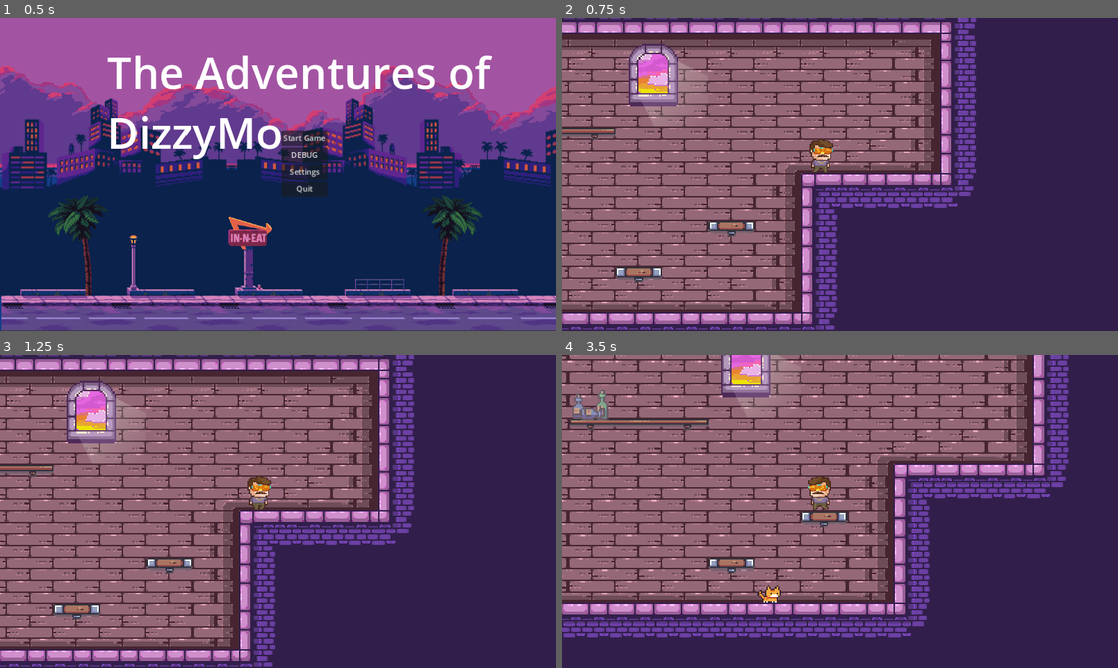
Above: before the commit, frames 1-4 (two rows, left to right).
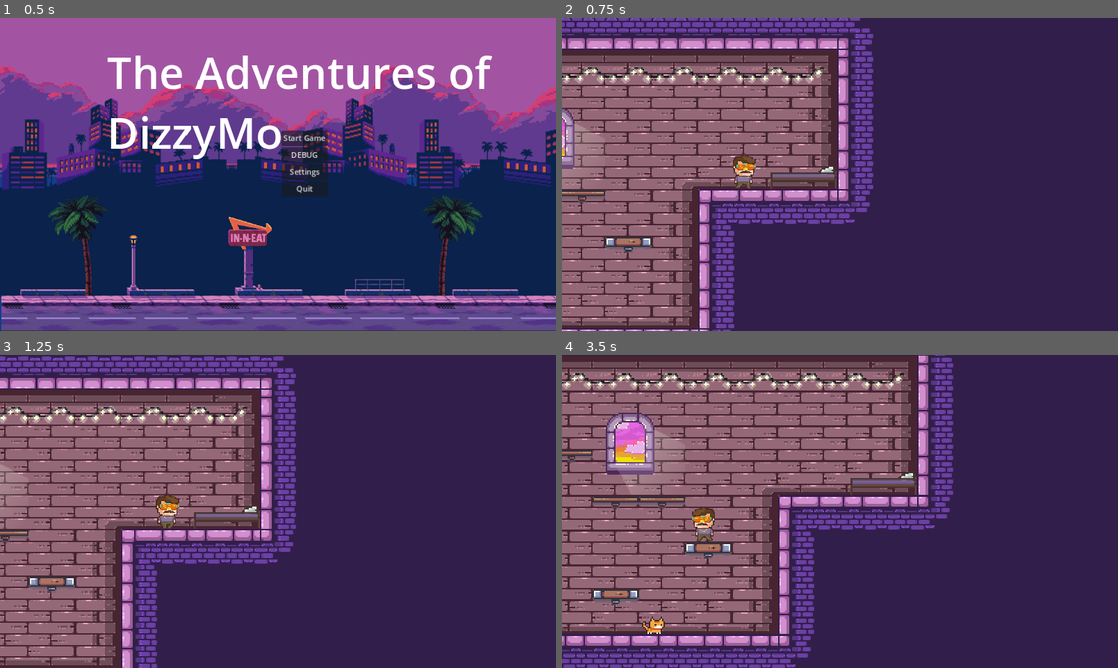
Above: after the commit, the same moments.

Repository: dizzyhippie/maingame
Game: Godot game, scene res://Scenes/start.tscn
Two runs of this game, one before a commit and one after it. Both use one fixed random seed, a clock stepped at 60 frames per second and the inputs below.
Inputs:
- Up to frame 1 (0.5 s): no input
- Up to frame 2 (0.75 s): click "Start Game" at 0.5 s
- Up to frame 3 (1.25 s): no input
- Up to frame 4 (3.5 s): tap Enter (ui_accept) at 1.25 s; hold Right (right) 1.28-2.78 s; tap Up (jump) at 1.52, 2.27 s; hold Left (left) from 2.78 s (still down)

Frame 1 is identical in both runs. In frame 2, 47% of the frame differs, in the area x 0-75%, y 0-100%; in frame 3, 48%; in frame 4, 52%, in the area x 0-92%, y 0-100%.

Commit message:
Continue room build

Diff:
--- a/Scenes/Bedroom.tscn
+++ b/Scenes/Bedroom.tscn
@@ -1,14 +1,17 @@
-[gd_scene load_steps=16 format=3 uid="uid://cxfsepip167el"]
+[gd_scene load_steps=20 format=3 uid="uid://cxfsepip167el"]
 
 [ext_resource type="Texture2D" uid="uid://dx1jv0yws7g2g" path="res://Assets/TileSets/dizzy-room.png" id="1_wsjcm"]
-[ext_resource type="Texture2D" uid="uid://errg6oy3edvg" path="res://Assets/TileSets/Platforms (32x32).png" id="2_le8cc"]
+[ext_resource type="Texture2D" uid="uid://errg6oy3edvg" path="res://Assets/TileSets/shelves.png" id="2_le8cc"]
 [ext_resource type="Texture2D" uid="uid://b3carj0afaq1r" path="res://Assets/TileSets/decor.png" id="3_qivf8"]
-[ext_resource type="Texture2D" uid="uid://gihf7y8br2b3" path="res://Assets/TileSets/01-Artboard_booop (1).png" id="4_cu2fi"]
+[ext_resource type="Texture2D" uid="uid://gihf7y8br2b3" path="res://Assets/TileSets/various.png" id="4_cu2fi"]
 [ext_resource type="Texture2D" uid="uid://cff6j7ga3xqtn" path="res://Assets/objects/blue_bottle.png" id="5_r0rie"]
+[ext_resource type="Texture2D" uid="uid://bm178yfn87axn" path="res://Assets/TileSets/bedge.png" id="5_sp8np"]
 [ext_resource type="Texture2D" uid="uid://cnjy4a4ao01hs" path="res://Assets/objects/green_bottle.png" id="6_2qeq8"]
+[ext_resource type="Texture2D" uid="uid://cw6ywl7ca1eoy" path="res://Assets/objects/plant.png" id="6_v1bsb"]
 [ext_resource type="Texture2D" uid="uid://cshsio1anipuo" path="res://Assets/objects/blue_bottle_turned.png" id="7_6ex6v"]
 [ext_resource type="PackedScene" uid="uid://g7wx5c2uxvq5" path="res://Scenes/characters/dizzy.tscn" id="8_ytf16"]
 [ext_resource type="PackedScene" uid="uid://2ia0e6rchl08" path="res://Scenes/characters/marms.tscn" id="9_mrjv8"]
+[ext_resource type="Texture2D" uid="uid://siqeabs6sr13" path="res://Assets/objects/bed.png" id="10_lti3a"]
 
 [sub_resource type="TileSetAtlasSource" id="TileSetAtlasSource_taxxu"]
 texture = ExtResource("1_wsjcm")
@@ -722,12 +725,63 @@
 5:9/0/physics_layer_0/linear_velocity = Vector2(0, 0)
 5:9/0/physics_layer_0/angular_velocity = 0.0
 
+[sub_resource type="TileSetAtlasSource" id="TileSetAtlasSource_ikoco"]
+texture = ExtResource("5_sp8np")
+texture_region_size = Vector2i(32, 32)
+5:9/0 = 0
+5:9/0/physics_layer_0/linear_velocity = Vector2(0, 0)
+5:9/0/physics_layer_0/angular_velocity = 0.0
+5:8/0 = 0
+5:8/0/physics_layer_0/linear_velocity = Vector2(0, 0)
+5:8/0/physics_layer_0/angular_velocity = 0.0
+6:8/0 = 0
+6:8/0/physics_layer_0/linear_velocity = Vector2(0, 0)
+6:8/0/physics_layer_0/angular_velocity = 0.0
+6:9/0 = 0
+6:9/0/physics_layer_0/linear_velocity = Vector2(0, 0)
+6:9/0/physics_layer_0/angular_velocity = 0.0
+3:9/0 = 0
+3:9/0/physics_layer_0/linear_velocity = Vector2(0, 0)
+3:9/0/physics_layer_0/angular_velocity = 0.0
+3:9/0/physics_layer_0/polygon_0/points = PackedVector2Array(-16, -16, 16, -16, 16, 16, -16, 16)
+2:9/0 = 0
+2:9/0/physics_layer_0/linear_velocity = Vector2(0, 0)
+2:9/0/physics_layer_0/angular_velocity = 0.0
+2:9/0/physics_layer_0/polygon_0/points = PackedVector2Array(-16, -16, 16, -16, 16, 16, -16, 16)
+1:9/0 = 0
+1:9/0/physics_layer_0/linear_velocity = Vector2(0, 0)
+1:9/0/physics_layer_0/angular_velocity = 0.0
+1:9/0/physics_layer_0/polygon_0/points = PackedVector2Array(-16, -16, 16, -16, 16, 16, -16, 16)
+0:9/0 = 0
+0:9/0/physics_layer_0/linear_velocity = Vector2(0, 0)
+0:9/0/physics_layer_0/angular_velocity = 0.0
+0:9/0/physics_layer_0/polygon_0/points = PackedVector2Array(-16, -16, 16, -16, 16, 16, -16, 16)
+0:8/0 = 0
+0:8/0/physics_layer_0/linear_velocity = Vector2(0, 0)
+0:8/0/physics_layer_0/angular_velocity = 0.0
+1:8/0 = 0
+1:8/0/physics_layer_0/linear_velocity = Vector2(0, 0)
+1:8/0/physics_layer_0/angular_velocity = 0.0
+4:6/0 = 0
+4:6/0/physics_layer_0/linear_velocity = Vector2(0, 0)
+4:6/0/physics_layer_0/angular_velocity = 0.0
+5:6/0 = 0
+5:6/0/physics_layer_0/linear_velocity = Vector2(0, 0)
+5:6/0/physics_layer_0/angular_velocity = 0.0
+6:6/0 = 0
+6:6/0/physics_layer_0/linear_velocity = Vector2(0, 0)
+6:6/0/physics_layer_0/angular_velocity = 0.0
+7:6/0 = 0
+7:6/0/physics_layer_0/linear_velocity = Vector2(0, 0)
+7:6/0/physics_layer_0/angular_velocity = 0.0
+
 [sub_resource type="TileSet" id="TileSet_825wy"]
 tile_size = Vector2i(32, 32)
 physics_layer_0/collision_layer = 1
 sources/0 = SubResource("TileSetAtlasSource_obddk")
 sources/1 = SubResource("TileSetAtlasSource_qbips")
 sources/2 = SubResource("TileSetAtlasSource_4mj37")
+sources/3 = SubResource("TileSetAtlasSource_ikoco")
 
 [node name="bedroom" type="Node2D"]
 
@@ -741,16 +795,25 @@
 texture_filter = 1
 tile_set = SubResource("TileSet_825wy")
 format = 2
-layer_0/tile_data = PackedInt32Array(262159, 262144, 2, 327693, 262144, 2, 131082, 65536, 1, 131084, 196608, 1, 131083, 131072, 1, 13, 1441794, 9, 14, 1507330, 9, 65549, 1441794, 10, 65550, 1507330, 10, 65539, 2228226, 9, 65540, 2293762, 9, 131075, 2228226, 10, 131076, 2293762, 10, 196609, 1638402, 10, 196610, 1703938, 10, 262145, 1638402, 11, 262146, 1703938, 11)
+layer_0/tile_data = PackedInt32Array(262159, 262144, 2, 327693, 262144, 2, 131082, 65536, 1, 131084, 196608, 1, 131083, 131072, 1, 13, 393219, 6, 14, 393219, 6, 65549, 1441794, 9, 65550, 1507330, 9, 65539, 2228226, 9, 65540, 2293762, 9, 131075, 2228226, 10, 131076, 2293762, 10, 196609, 1638402, 10, 196610, 1703938, 10, 262145, 1638402, 11, 262146, 1703938, 11, 9, 262147, 6, 10, 327683, 6, 11, 327683, 6, 15, 393219, 6, 16, 327683, 6, 17, 393219, 6, 18, 393219, 6, 19, 458755, 6, 12, 393219, 6, 131086, 1507330, 10, 131085, 1441794, 10, 196621, 262144, 1, 196622, 262144, 1)
 
 [node name="SceneObjects" type="Node2D" parent="."]
+
+[node name="plant" type="TextureRect" parent="SceneObjects"]
+texture_filter = 1
+offset_left = 338.0
+offset_top = 33.0
+offset_right = 379.0
+offset_bottom = 74.0
+texture = ExtResource("6_v1bsb")
+expand_mode = 1
 
 [node name="bottle_1" type="TextureRect" parent="SceneObjects"]
 texture_filter = 1
 offset_left = 307.0
-offset_top = 25.0
+offset_top = 26.0
 offset_right = 347.0
-offset_bottom = 65.0
+offset_bottom = 66.0
 texture = ExtResource("5_r0rie")
 
 [node name="bottle_2" type="TextureRect" parent="SceneObjects"]
@@ -769,14 +832,32 @@
 offset_bottom = 66.0
 texture = ExtResource("7_6ex6v")
 
+[node name="bed" type="TextureRect" parent="SceneObjects"]
+texture_filter = 1
+offset_left = 588.0
+offset_top = 62.0
+offset_right = 645.0
+offset_bottom = 119.0
+texture = ExtResource("10_lti3a")
+expand_mode = 1
+flip_h = true
+
 [node name="Dizzy" parent="." instance=ExtResource("8_ytf16")]
 texture_filter = 1
-position = Vector2(426, -173)
+position = Vector2(444, -174)
 
 [node name="Camera2D" type="Camera2D" parent="Dizzy"]
 texture_filter = 1
 position = Vector2(145, 270)
 zoom = Vector2(3, 3)
+position_smoothing_enabled = true
+position_smoothing_speed = 10.0
+rotation_smoothing_enabled = true
+rotation_smoothing_speed = 10.0
+drag_horizontal_offset = 0.11
+drag_vertical_offset = -0.2
+drag_left_margin = 1.0
+drag_top_margin = 0.81
 
 [node name="Marms" parent="." instance=ExtResource("9_mrjv8")]
-position = Vector2(240, -7)
+position = Vector2(266, -7)
--- a/Scenes/characters/dizzy.tscn
+++ b/Scenes/characters/dizzy.tscn
@@ -1,6 +1,6 @@
 [gd_scene load_steps=9 format=3 uid="uid://g7wx5c2uxvq5"]
 
-[ext_resource type="Script" path="res://Scenes/characters/dizzy.gd" id="1_0ptr2"]
+[ext_resource type="Script" path="res://Scenes/scripts/dizzy.gd" id="1_0ptr2"]
 [ext_resource type="Texture2D" uid="uid://c3kiemgmsqdx" path="res://Assets/characters/dizzy-walking-4.png" id="2_lq6eh"]
 
 [sub_resource type="AtlasTexture" id="AtlasTexture_l0aou"]
--- a/Scenes/characters/marms.tscn
+++ b/Scenes/characters/marms.tscn
@@ -1,30 +1,30 @@
 [gd_scene load_steps=11 format=3 uid="uid://2ia0e6rchl08"]
 
-[ext_resource type="Script" path="res://Scenes/characters/marms.gd" id="1_3325a"]
-[ext_resource type="Texture2D" uid="uid://ctqiwm2wly162" path="res://Assets/characters/cat_full.png" id="1_bjtl1"]
+[ext_resource type="Script" path="res://Scenes/scripts/marms.gd" id="1_58d71"]
+[ext_resource type="Texture2D" uid="uid://ctqiwm2wly162" path="res://Assets/characters/cat_full.png" id="2_mp4kj"]
 
 [sub_resource type="AtlasTexture" id="AtlasTexture_n2kag"]
-atlas = ExtResource("1_bjtl1")
+atlas = ExtResource("2_mp4kj")
 region = Rect2(0, 0, 32, 32)
 
 [sub_resource type="AtlasTexture" id="AtlasTexture_oj8o0"]
-atlas = ExtResource("1_bjtl1")
+atlas = ExtResource("2_mp4kj")
 region = Rect2(32, 0, 32, 32)
 
 [sub_resource type="AtlasTexture" id="AtlasTexture_q5vf4"]
-atlas = ExtResource("1_bjtl1")
+atlas = ExtResource("2_mp4kj")
 region = Rect2(64, 0, 32, 32)
 
 [sub_resource type="AtlasTexture" id="AtlasTexture_eqw01"]
-atlas = ExtResource("1_bjtl1")
+atlas = ExtResource("2_mp4kj")
 region = Rect2(96, 0, 32, 32)
 
 [sub_resource type="AtlasTexture" id="AtlasTexture_fjtcf"]
-atlas = ExtResource("1_bjtl1")
+atlas = ExtResource("2_mp4kj")
 region = Rect2(0, 32, 32, 32)
 
 [sub_resource type="AtlasTexture" id="AtlasTexture_y8iv6"]
-atlas = ExtResource("1_bjtl1")
+atlas = ExtResource("2_mp4kj")
 region = Rect2(32, 32, 32, 32)
 
 [sub_resource type="SpriteFrames" id="SpriteFrames_r5lrw"]
@@ -57,7 +57,7 @@
 size = Vector2(18, 12)
 
 [node name="CharacterBody2D2" type="CharacterBody2D"]
-script = ExtResource("1_3325a")
+script = ExtResource("1_58d71")
 
 [node name="AnimatedSprite2D" type="AnimatedSprite2D" parent="."]
 texture_filter = 1
Binary file added: Assets/TileSets/bedge.png
Not shown, changed: Assets/TileSets/bedge.png.import
Renamed: Assets/TileSets/Terrain and Back Wall (32x32).png -> Assets/TileSets/bomb.png
Not shown, changed: Assets/TileSets/bomb.png.import
Renamed: Assets/TileSets/Platforms (32x32).png -> Assets/TileSets/shelves.png
Not shown, added: Assets/TileSets/shelves.png.import
Renamed: Assets/TileSets/01-Artboard_booop (1).png -> Assets/TileSets/various.png
Not shown, added: Assets/TileSets/various.png.import
Binary file added: Assets/objects/bed.png
Not shown, added: Assets/objects/bed.png.import
Binary file added: Assets/objects/plant.png
Not shown, changed: Assets/objects/plant.png.import
(and 2 more such lines)
